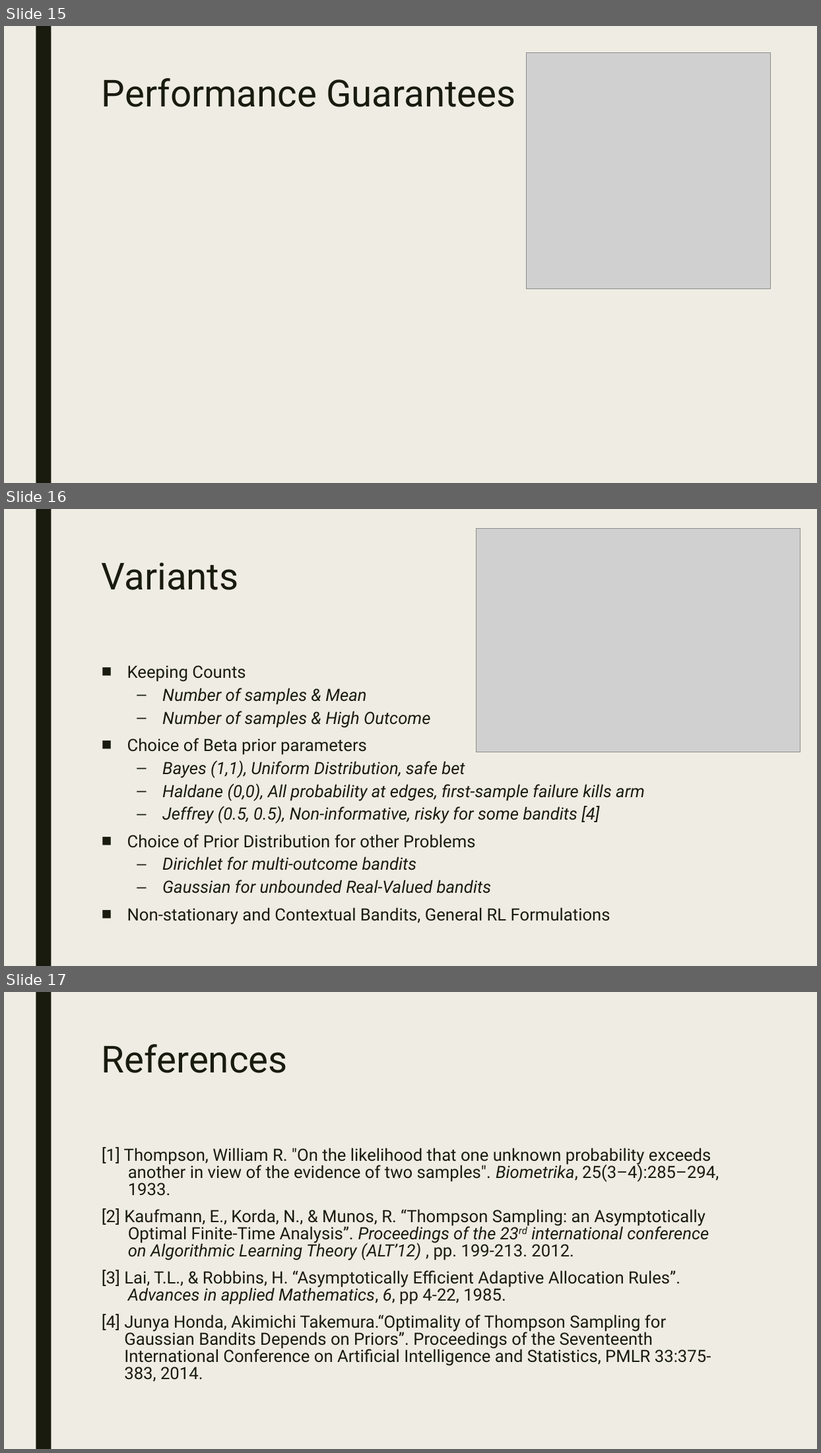
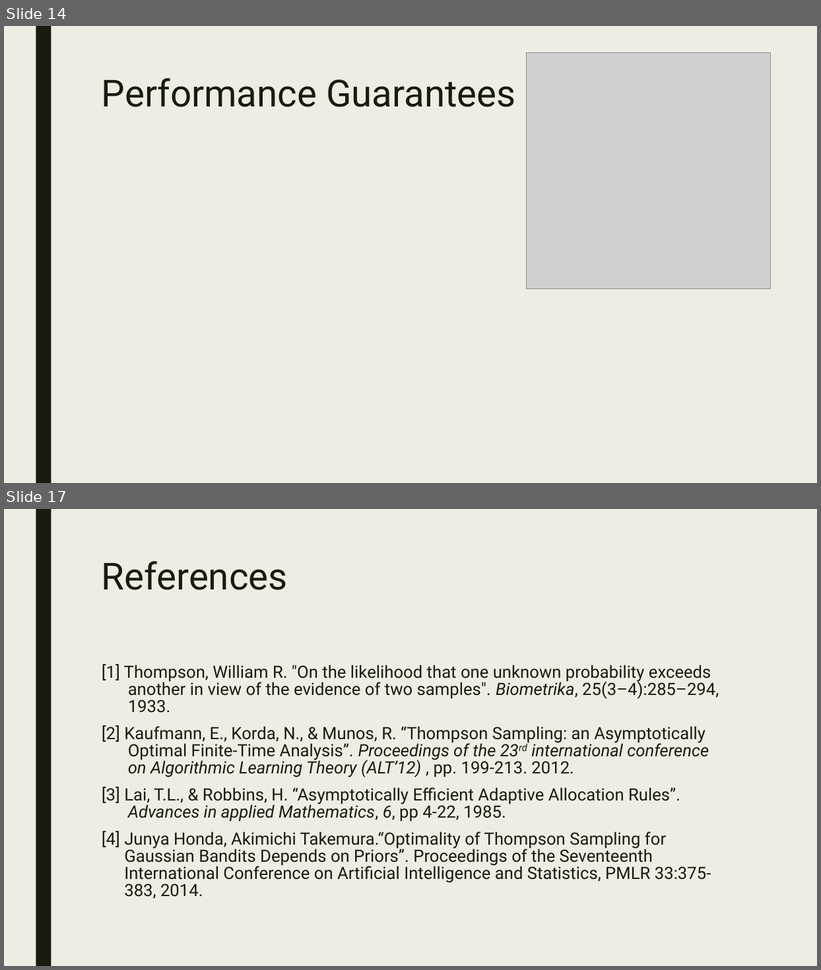
Before and after one commit to CourseReps/ECEN689-Fall2018, a slide deck: Students/mason-rumuly/tutorial/Thompson Sampling.pptx. Shown one above the other, each under a label of ours: slides 15, 16 and 17 before the commit, slides 14 and 17 after it; the slides between them are not shown. The pictures are 821x1453 and 821x970 pixels, drawn with LibreOffice and Linux fonts; fonts in the diff are those of the drawing; grey boxes stand for pictures. Boxes give left, top, right and bottom in pixels: in the first picture for what was removed or moved away, otherwise in the second. Text is boxed around its words. In the diff, an @@ line names an element or a change of style, - is before the commit and + after.

```diff
--- a/Students/mason-rumuly/tutorial/Thompson Sampling.pptx
+++ b/Students/mason-rumuly/tutorial/Thompson Sampling.pptx
@@ slide 16 removed at <box>4,509,817,966</box>, background #EFEDE3; not listed: 1 template element that a slide beside it also shows @@
@@ picture removed at <box>476,528,800,753</box> @@
@@ title removed at <box>102,562,239,590</box> @@
-Variants
@@ text removed at <box>127,665,645,925</box> @@
-■ Keeping Counts
-  – Number of samples & Mean
-  – Number of samples & High Outcome
-■ Choice of Beta prior parameters
-  – Bayes (1,1), Uniform Distribution, safe bet
-  – Haldane (0,0), All probability at edges, first-sample failure kills arm
-  – Jeffrey (0.5, 0.5), Non-informative, risky for some bandits [4]
-■ Choice of Prior Distribution for other Problems
-  – Dirichlet for multi-outcome bandits
-  – Gaussian for unbounded Real-Valued bandits
-■ Non-stationary and Contextual Bandits, General RL Formulations
@@ what was slide 15 is now slide 14 @@
```
Also in this commit, not shown: 6 slides changed, 2 slides added, 1 other slide removed, 2 other files.
